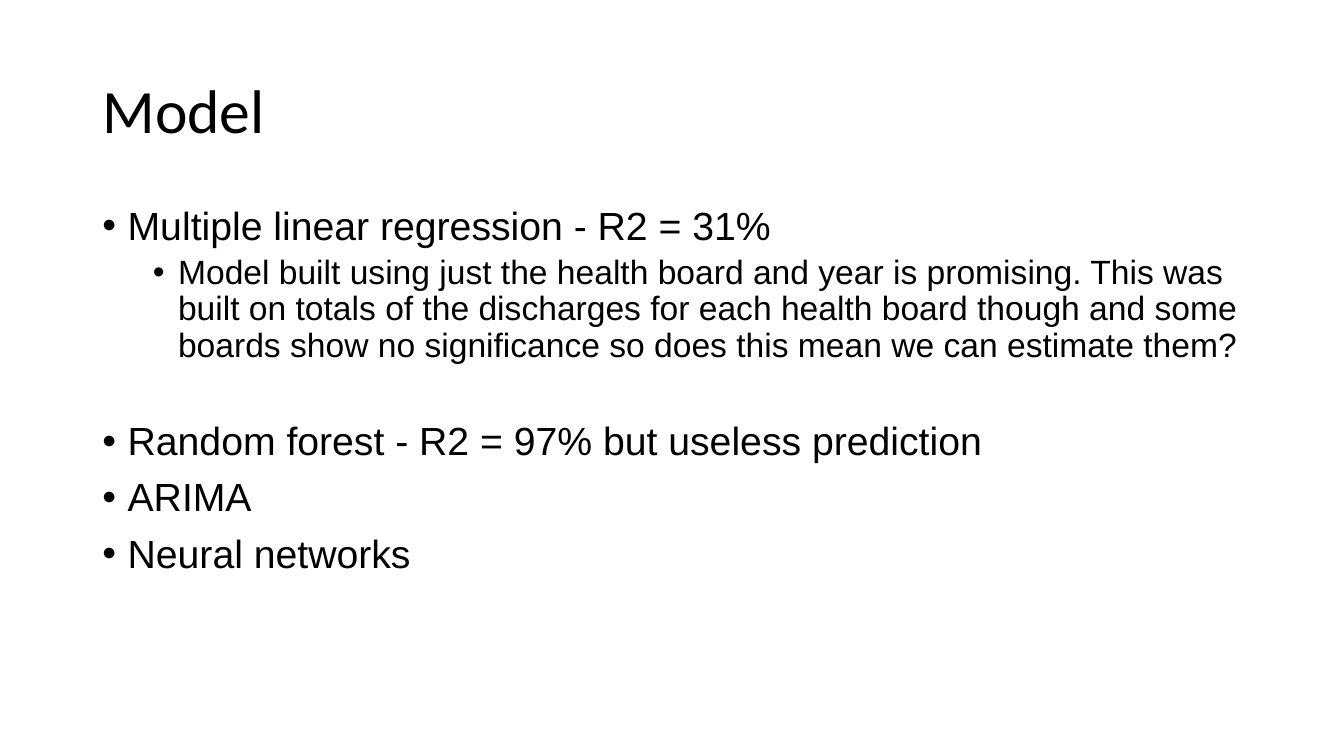
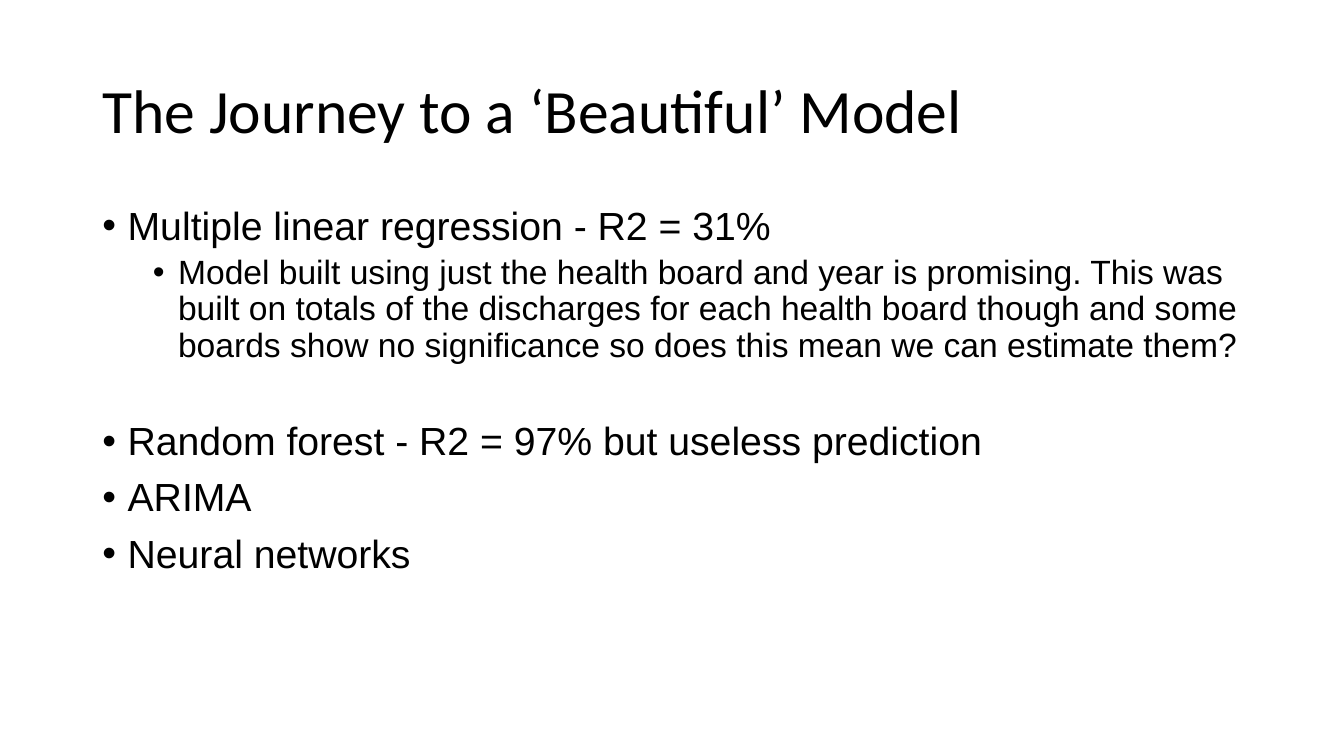
Before and after one commit to fionacarson/final_project_phs_stroke, a slide deck: slide 17 of presentation/phs_stroke_presentation.pptx (slide 18 before the commit). Drawn at 1344x756 pixels with LibreOffice and Linux fonts; fonts in the diff are those of the drawing. Boxes give left, top, right and bottom in pixels: in the first picture for what was removed or moved away, otherwise in the second. Text is boxed around its words. In the diff, an @@ line names an element or a change of style, - is before the commit and + after.

```diff
--- a/presentation/phs_stroke_presentation.pptx
+++ b/presentation/phs_stroke_presentation.pptx
@@ title at (x1=102, y1=88, x2=961, y2=143): text changed @@
-Model
+The Journey to a ‘Beautiful’ Model
```
Also in this commit, not shown: 5 other slides changed, 7 slides added, 6 slides removed, 19 other files.
